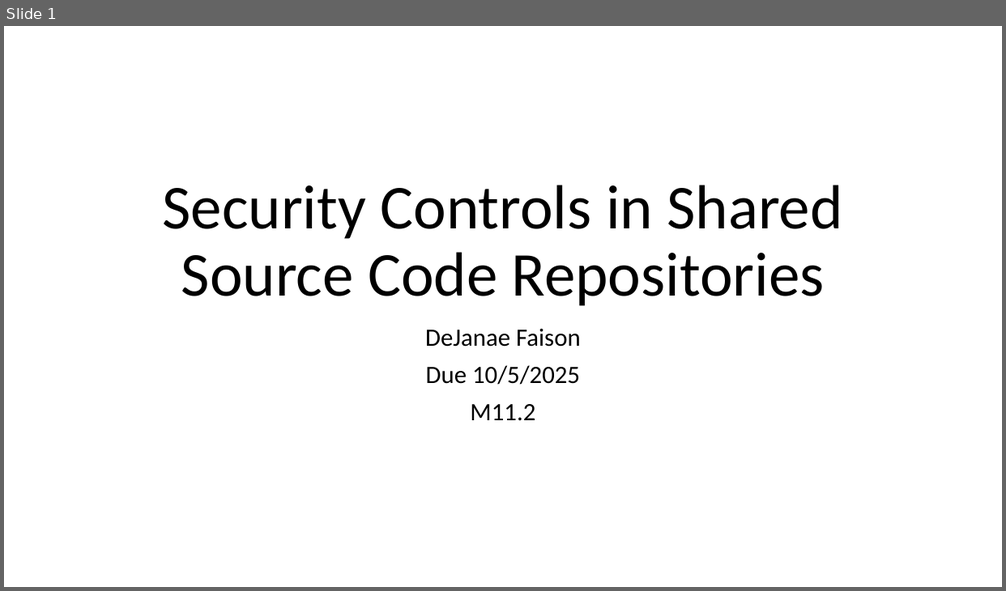
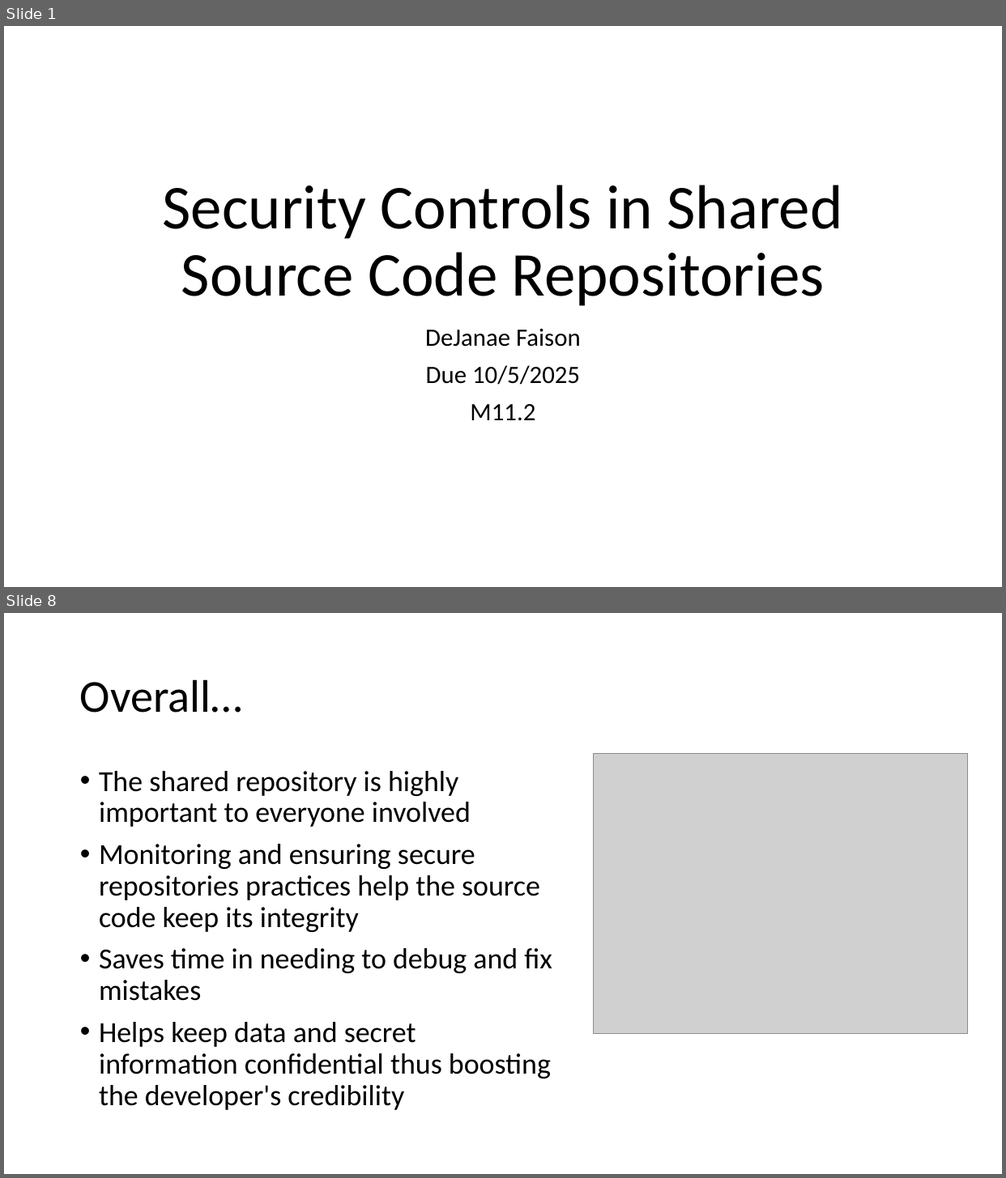
Before and after one commit to D-Faison/csd-380, a slide deck: module-11/Faison_11_SecuirtyControls.pptx. Shown one above the other, each under a label of ours: slide 1 before the commit, slides 1 and 8 after it; the slides between them are not shown. The pictures are 1006x591 and 1006x1178 pixels, drawn with LibreOffice and Linux fonts; fonts in the diff are those of the drawing; grey boxes stand for pictures. Boxes give left, top, right and bottom in pixels: in the first picture for what was removed or moved away, otherwise in the second. Text is boxed around its words. In the diff, an @@ line names an element or a change of style, - is before the commit and + after.

```diff
--- a/module-11/Faison_11_SecuirtyControls.pptx
+++ b/module-11/Faison_11_SecuirtyControls.pptx
@@ slide 8 added at box(4, 613, 1002, 1174), background #FFFFFF @@
@@ title added at box(80, 679, 243, 713), 44 pt, text #000000 @@
+Overall…
@@ picture added at box(594, 754, 968, 1034) @@
@@ text added at box(99, 771, 552, 1110), 28 pt, text #000000 @@
+• The shared repository is highly important to everyone involved
+• Monitoring and ensuring secure repositories practices help the source code keep its integrity
+• Saves time in needing to debug and fix mistakes
+• Helps keep data and secret information confidential thus boosting the developer's credibility
```
Also in this commit, not shown: 2 slides changed, 5 other slides added, 1 slide removed.
